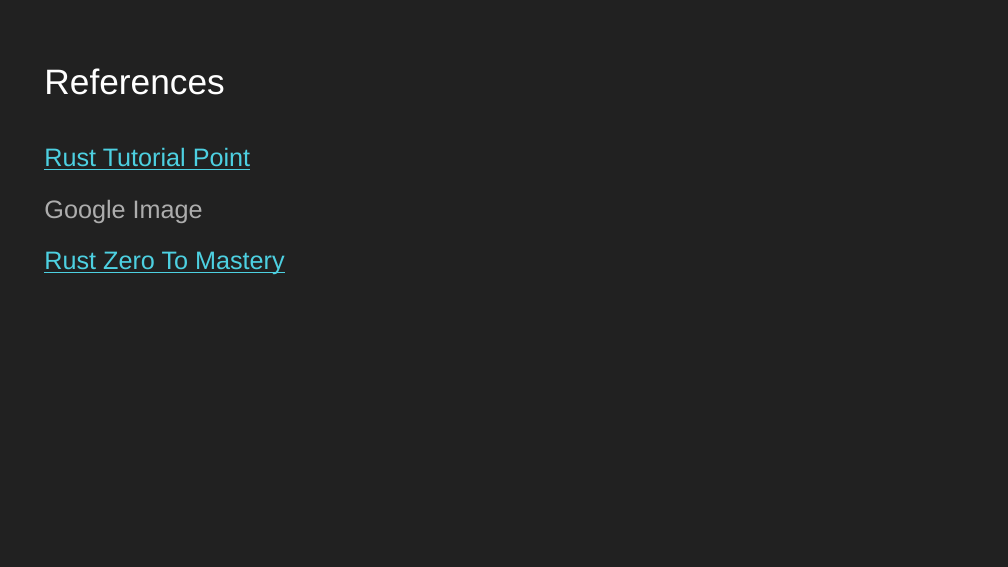
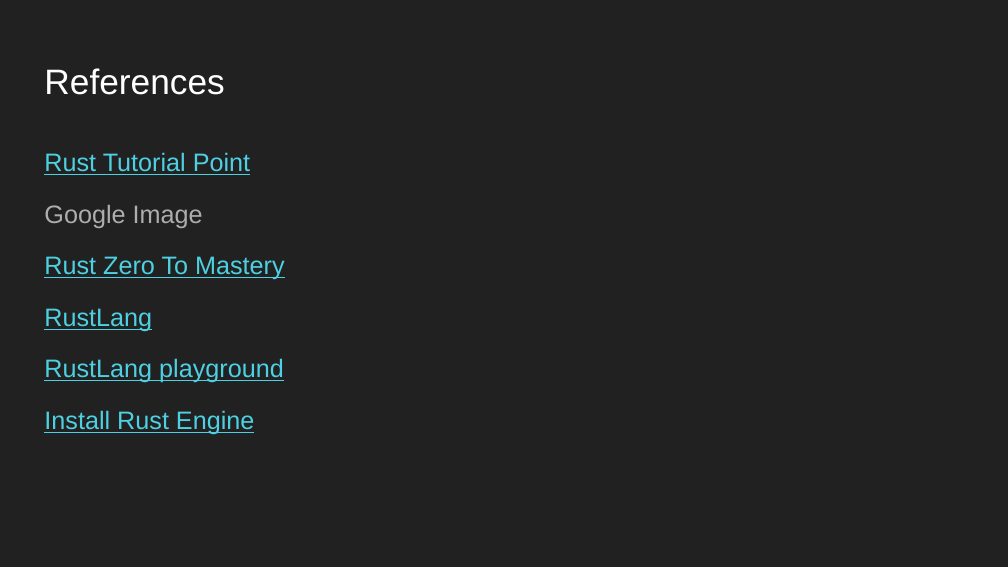
Before and after one commit to minhnbcc/Rust_ResearchProject, a slide deck: slide 28 of Research Project 2022 - Jay & Minh.pptx. Drawn at 1008x567 pixels with LibreOffice and Linux fonts; fonts in the diff are those of the drawing. Boxes give left, top, right and bottom in pixels: in the first picture for what was removed or moved away, otherwise in the second. Text is boxed around its words. In the diff, an @@ line names an element or a change of style, - is before the commit and + after.

Commit message:
update ppt

```diff
--- a/Research Project 2022 - Jay & Minh.pptx
+++ b/Research Project 2022 - Jay & Minh.pptx
@@ text at box(44, 256, 285, 279): less space between paragraphs @@
@@ text at box(44, 308, 284, 434): paragraphs added @@
+RustLang
+RustLang playground
+Install Rust Engine
```
Also in this commit, not shown: 1 other slide changed.
